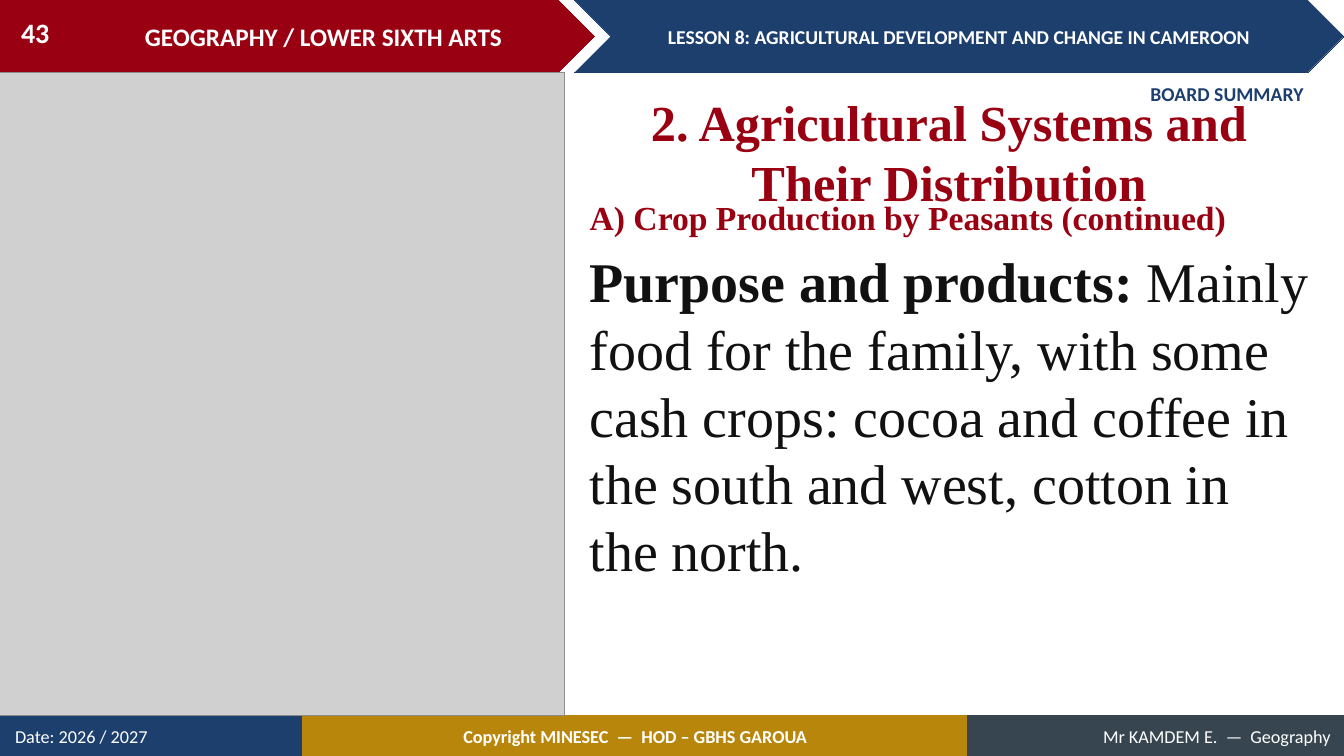
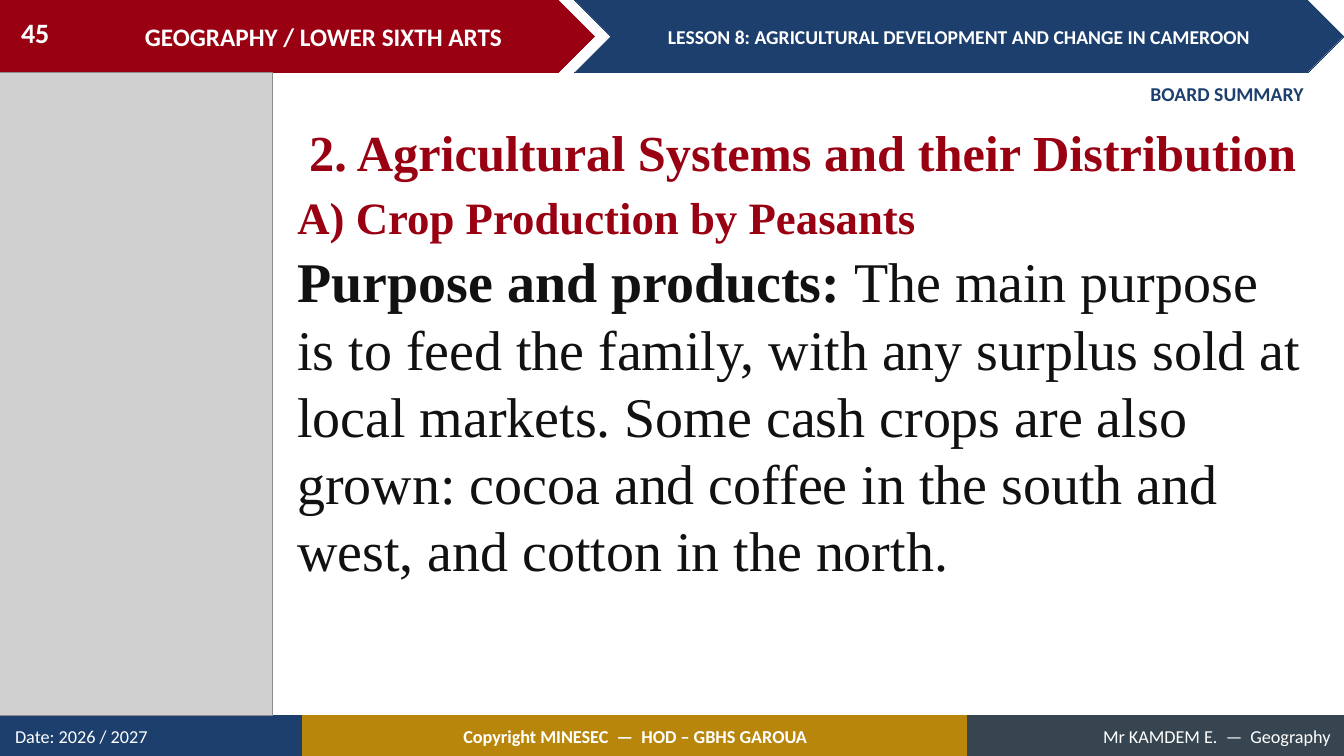
Before and after one commit to Berthautk/linea-github, a slide deck: slide 45 of lecons/LSA/Geography of Cameroon/08_LSA_CAM_L08_Agricultural_Development_and_Change_in_Cameroon.pptx (slide 43 before the commit). Drawn at 1344x756 pixels with LibreOffice and Linux fonts; fonts in the diff are those of the drawing; grey boxes stand for pictures. Boxes give left, top, right and bottom in pixels: in the first picture for what was removed or moved away, otherwise in the second. Text is boxed around its words. In the diff, an @@ line names an element or a change of style, - is before the commit and + after.

```diff
--- a/lecons/LSA/Geography of Cameroon/08_LSA_CAM_L08_Agricultural_Development_and_Change_in_Cameroon.pptx
+++ b/lecons/LSA/Geography of Cameroon/08_LSA_CAM_L08_Agricultural_Development_and_Change_in_Cameroon.pptx
@@ page number at (21,24,49,43): text changed @@
-43
+45
@@ picture: place and size @@
-picture at (0,73,565,716)
+picture at (0,73,272,716)
@@ text at (309,136,1296,181): text changed @@
-2. Agricultural Systems and Their Distribution
+2. Agricultural Systems and their Distribution
@@ text at (297,203,916,244): text changed; size 24 to 32 pt @@
-A) Crop Production by Peasants (continued)
+A) Crop Production by Peasants
@@ text at (297,263,1300,580): text changed @@
-Purpose and products: Mainly food for the family, with some cash crops: cocoa and coffee in the south and west, cotton in the north.
+Purpose and products: The main purpose is to feed the family, with any surplus sold at local markets. Some cash crops are also grown: cocoa and coffee in the south and west, and cotton in the north.
```
Also in this commit, not shown: 22 other slides changed, 10 slides added, 2 slides removed, 17 other files.
